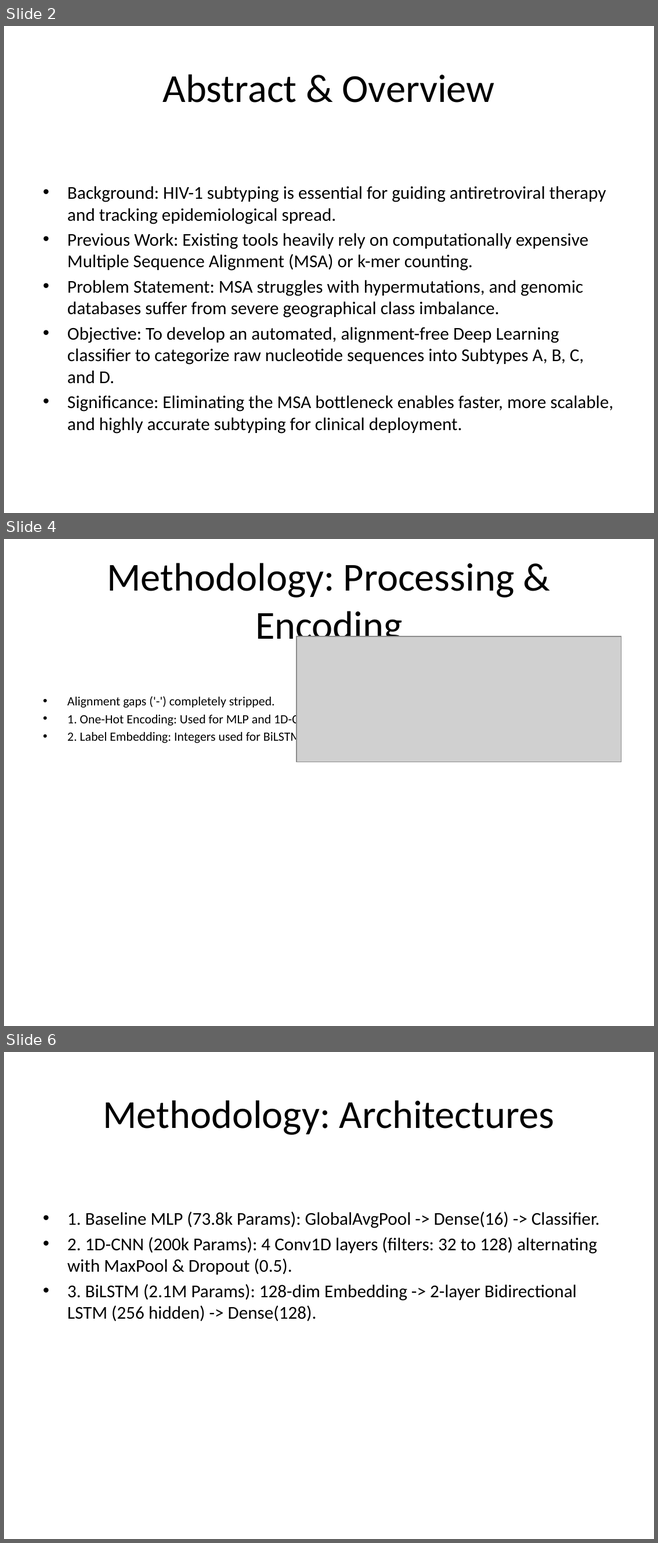
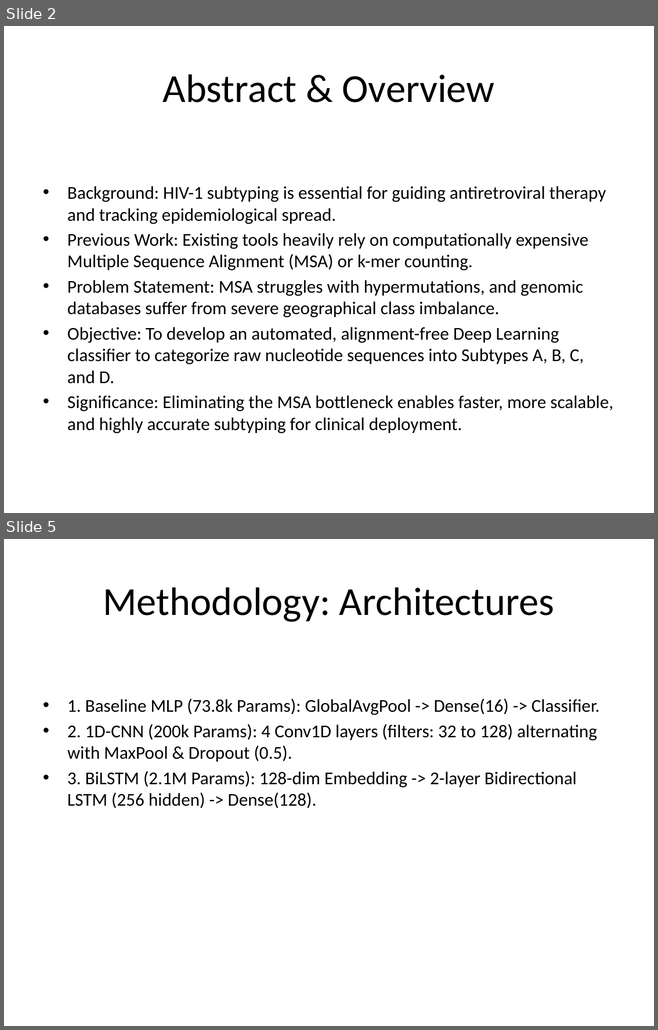
Before and after one commit to JNagawa/HIV_subtype_classifier_DeepLearning, a slide deck: reports/presentation.pptx. Shown one above the other, each under a label of ours: slides 2, 4 and 6 before the commit, slides 2 and 5 after it; the slides between them are not shown. The pictures are 658x1543 and 658x1030 pixels, drawn with LibreOffice and Linux fonts; fonts in the diff are those of the drawing; grey boxes stand for pictures. Boxes give left, top, right and bottom in pixels: in the first picture for what was removed or moved away, otherwise in the second. Text is boxed around its words. In the diff, an @@ line names an element or a change of style, - is before the commit and + after.

Commit message:
Update methodology to a custom two-column slide for processing and class balance

```diff
--- a/reports/presentation.pptx
+++ b/reports/presentation.pptx
@@ slide 4 removed at bbox=[4, 539, 654, 1026], background #FFFFFF @@
@@ title removed at bbox=[107, 563, 514, 648] @@
-Methodology: Processing & Encoding
@@ picture removed at bbox=[296, 636, 621, 762] @@
@@ text removed at bbox=[67, 697, 318, 745] @@
-• Alignment gaps ('-') completely stripped.
-• 1. One-Hot Encoding: Used for MLP and 1D-CNN.
-• 2. Label Embedding: Integers used for BiLSTM inputs.
@@ what was slide 6 is now slide 5 @@
```
Also in this commit, not shown: 2 slides changed, 1 other file.
